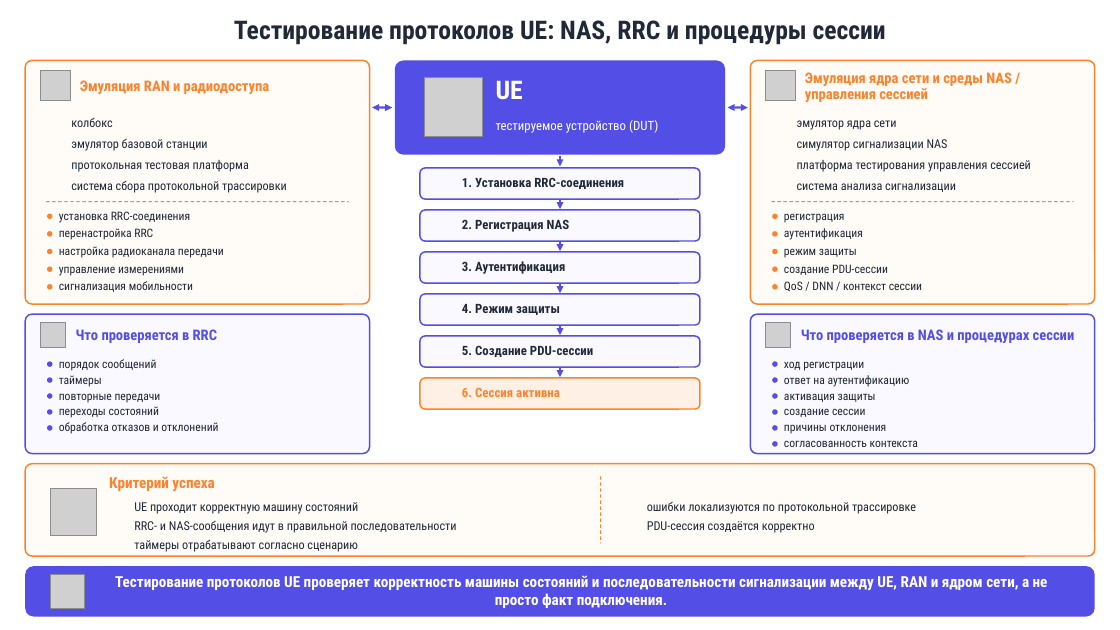
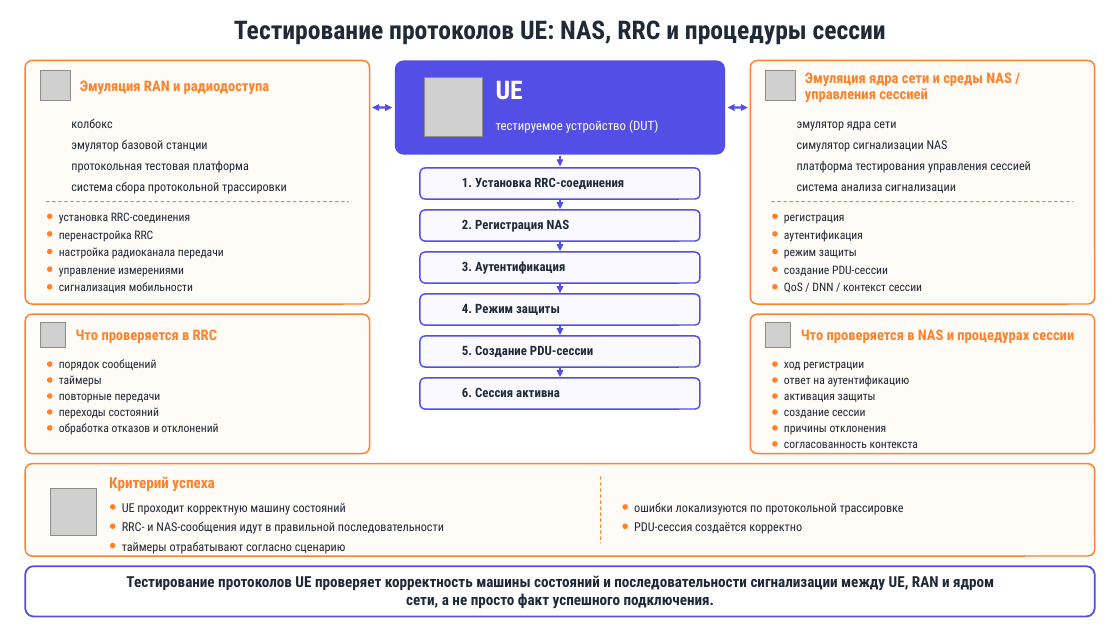
Before and after one commit to angela-designmmm/nnnn, a slide deck: slide 4 of block3_UE_SIM_testing.pptx. Drawn at 1120x630 pixels with LibreOffice and Linux fonts; fonts in the diff are those of the drawing; grey boxes stand for pictures; background and template pictures are left out. Boxes give left, top, right and bottom in pixels: in the first picture for what was removed or moved away, otherwise in the second. Text is boxed around its words. In the diff, an @@ line names an element or a change of style, - is before the commit and + after.

```diff
--- a/block3_UE_SIM_testing.pptx
+++ b/block3_UE_SIM_testing.pptx
@@ rounded rectangle at <box>25,314,370,454</box>: fill #F9F9FF to #FFFBF7; outline #534EE6 1.25 pt to #FF812A 1.25 pt @@
@@ text "Что проверяется в RRC" at <box>76,329,217,343</box>: text colour #534EE6 to #FF812A @@
@@ rounded rectangle at <box>750,314,1095,454</box>: fill #F9F9FF to #FFFBF7; outline #534EE6 1.25 pt to #FF812A 1.25 pt @@
@@ text "Что проверяется в NAS и ..." at <box>801,329,1075,343</box>: text colour #534EE6 to #FF812A @@
@@ rounded rectangle at <box>420,378,700,409</box>: fill #FFF0E5 to #F9F9FF; outline #FF812A 1.25 pt to #534EE6 1.25 pt @@
@@ text "6. Сессия активна" at <box>462,387,560,397</box>: text colour #FF812A to #1F2937 @@
@@ fill #534EE6 to #FF812A in 11 elements at <box>47,361,53,367</box>, <box>47,377,53,383</box>, <box>47,393,53,399</box>, <box>47,409,53,415</box>, <box>47,425,53,431</box>, <box>772,361,778,367</box>, <box>772,377,778,383</box>, <box>772,393,778,399</box>, <box>772,409,778,415</box>, <box>772,425,778,431</box>, <box>772,441,778,447</box> @@
@@ ellipse added at <box>110,504,116,510</box>, fill #FF812A @@
@@ text "UE проходит корректную машину состояний": place and size @@
-text "UE проходит корректную машину состояний" at <box>134,502,358,514</box>
+text "UE проходит корректную машину состояний" at <box>122,503,346,515</box>
@@ ellipse added at <box>623,504,628,510</box>, fill #FF812A @@
@@ text "ошибки локализуются по протокольной трассировке": place and size @@
-text "ошибки локализуются по протокольной трассировке" at <box>647,502,916,514</box>
+text "ошибки локализуются по протокольной трассировке" at <box>634,502,904,515</box>
@@ ellipse added at <box>110,523,116,529</box>, fill #FF812A @@
@@ text "RRC- и NAS-сообщения идут в ...": place and size @@
-text "RRC- и NAS-сообщения идут в ..." at <box>134,521,457,533</box>
+text "RRC- и NAS-сообщения идут в ..." at <box>122,521,444,534</box>
@@ text "таймеры отрабатывают согласно сценарию": place and size @@
-text "таймеры отрабатывают согласно сценарию" at <box>134,539,358,552</box>
+text "таймеры отрабатывают согласно сценарию" at <box>122,542,346,554</box>
@@ ellipse added at <box>623,523,628,529</box>, fill #FF812A @@
@@ text "PDU-сессия создаётся корректно": place and size @@
-text "PDU-сессия создаётся корректно" at <box>647,521,815,533</box>
+text "PDU-сессия создаётся корректно" at <box>634,522,802,534</box>
@@ rounded rectangle at <box>25,566,1095,617</box>: fill #534EE6 to #FFFFFF; outline none to #534EE6 1.5 pt @@
@@ ellipse added at <box>110,543,116,549</box>, fill #FF812A @@
@@ picture removed at <box>50,575,84,608</box> @@
@@ text at <box>126,575,994,609</box>: text changed; text colour #FFFFFF to #1F2937 @@
-Тестирование протоколов UE проверяет корректность машины состояний и последовательности сигнализации между UE, RAN и ядром сети, а не просто факт подключения.
+Тестирование протоколов UE проверяет корректность машины состояний и последовательности сигнализации между UE, RAN и ядром сети, а не просто факт успешного подключения.
```
Also in this commit, not shown: 6 other slides changed, 1 slide removed.
